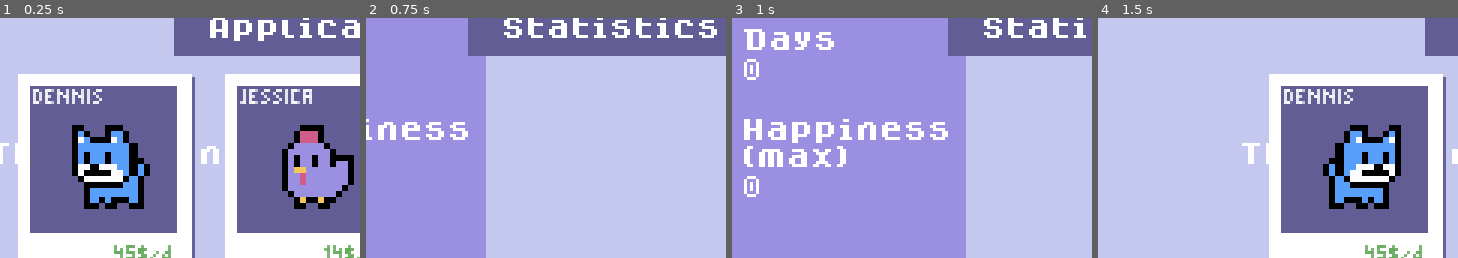
Above: before the commit, frames 1-4 (left to right).
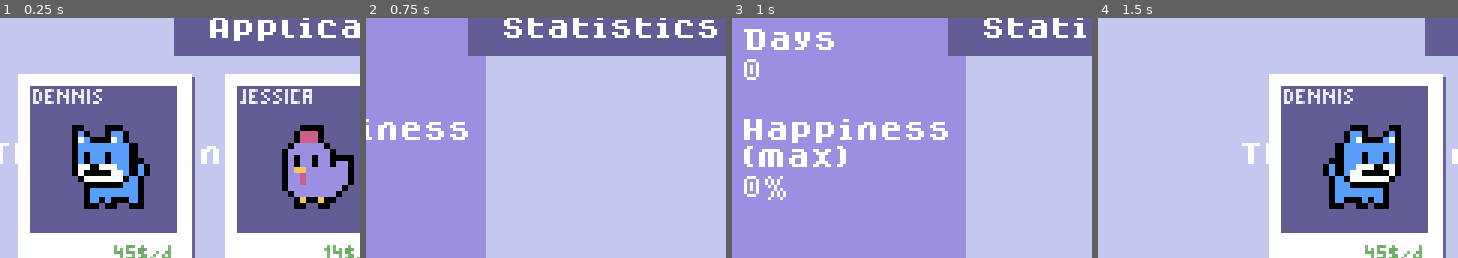
Above: after the commit, the same moments.

Repository: Milchreis/Mascot-Management
Game: Godot game, scene res://scenes/MainScene.tscn
Two runs of this game, one before a commit and one after it. Both use one fixed random seed, a clock stepped at 60 frames per second and the inputs below.
Inputs (mouse positions are % of the whole screen's width and height, from its top left):
- Up to frame 1 (0.25 s): no input
- Up to frame 2 (0.75 s): click (76, 8) at 0.5 s
- Up to frame 3 (1 s): no input
- Up to frame 4 (1.5 s): click (85, 8) at 1.25 s
The pictures show only the part of the screen within x 0-50%, y 15-65%; the shares and areas given below are measured in that part.

Frames 1-2 are identical in both runs. In frame 3, 0.2% of the frame differs, in the area x 9-15%, y 65-76%; in frame 4, nothing differs.

Commit message:
some basic stats

Diff:
--- a/scripts/Stats.gd
+++ b/scripts/Stats.gd
@@ -3,8 +3,17 @@
 
 var model:GameModel
 
+var maxHappiness := 0.0
+
 func onOpen():
-	pass
+	model.connect("day_passed", self, "updateUI")
+	updateUI()
+
+func updateUI():
+	maxHappiness = max(model.getClientSatisfaction(), maxHappiness)
+
+	$LeftSideBackground/VBoxContainer/DaysValue.text = str(model.passedDays)
+	$LeftSideBackground/VBoxContainer/MaxSatisValue.text = str(floor(maxHappiness*100.0)) + "%"
 
 func onClose():
-	pass
+	model.disconnect("day_passed", self, "updateUI")
